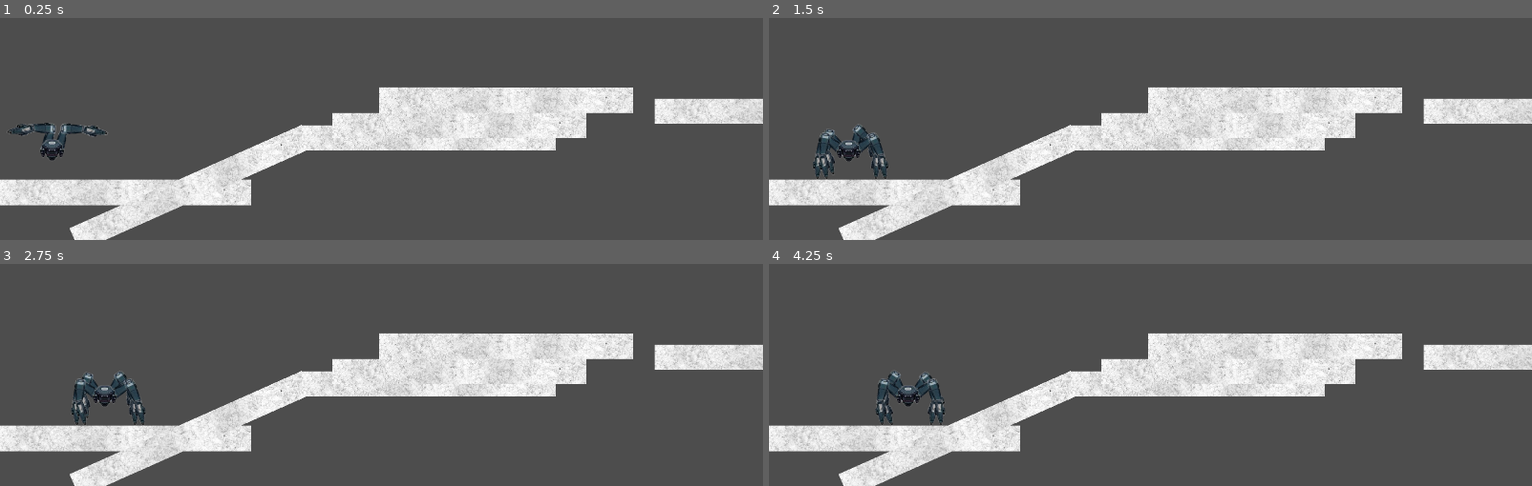
Above: before the commit, frames 1-4 (two rows, left to right).
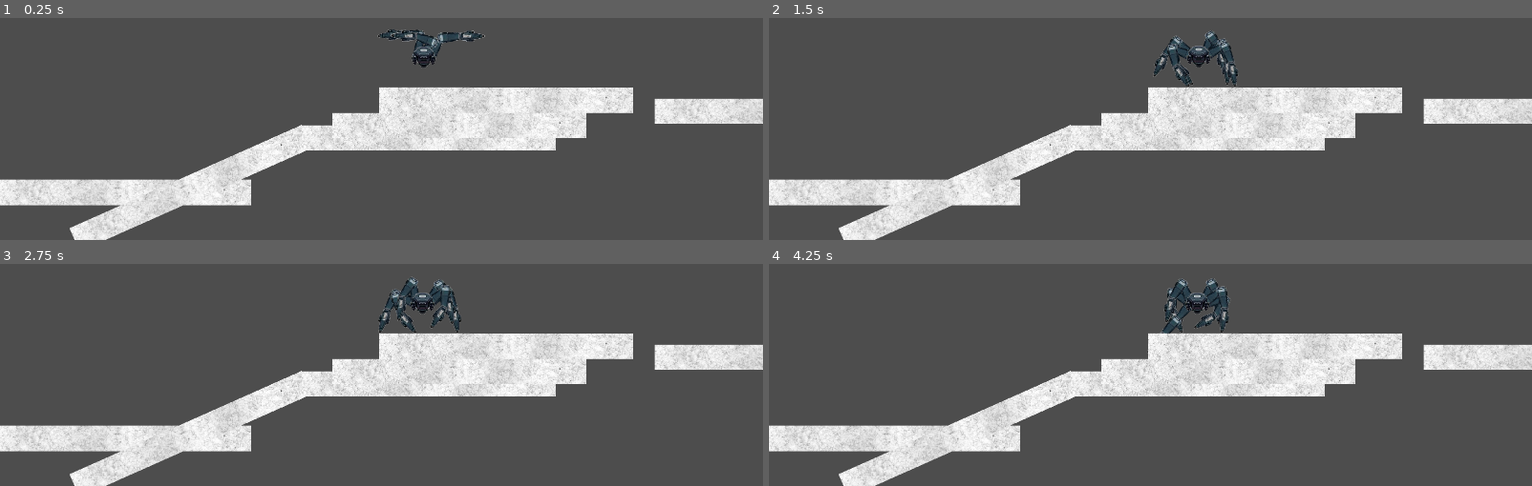
Above: after the commit, the same moments.

Repository: ShrikeGames/inverse_kinematics
Game: Godot game, scene res://assets/scenes/main.tscn
Same seed, same stepped clock (60 frames per second), same inputs: the game is played once before the commit and once after it.
Inputs (mouse positions are in pixels of both pictures, inside the frame that each line leads up to):
- Up to frame 1 (0.25 s): no input
- Up to frame 2 (1.5 s): move the mouse to (outside the picture) at 0.52 s; move the mouse to (997, 46) at 1.27 s
- Up to frame 3 (2.75 s): move the mouse to (outside the picture) at 2.02 s
- Up to frame 4 (4.25 s): move the mouse to (1112, 357) at 2.77 s; move the mouse to (1379, 337) at 3.52 s

The runs differ from the first frame. In frame 1, 1.3% of the frame differs, in the area x 1-64%, y 5-64%; in frame 2, 2.0%; in frame 3, 2.1%, in the area x 9-61%, y 5-73%; in frame 4, 2.1%.

Commit message:
Some behaviour improvements

Diff:
--- a/spider-ik-2d/assets/scenes/main.tscn
+++ b/spider-ik-2d/assets/scenes/main.tscn
@@ -6,7 +6,7 @@
 [node name="Node2D" type="Node2D"]
 
 [node name="Spider" parent="." instance=ExtResource("1_mr7gh")]
-position = Vector2(117, 851)
+position = Vector2(1079, 605)
 
 [node name="Ground" parent="." instance=ExtResource("2_kpi06")]
 position = Vector2(312, 960)
--- a/spider-ik-2d/assets/scripts/spider.gd
+++ b/spider-ik-2d/assets/scripts/spider.gd
@@ -17,11 +17,12 @@
 @export var x_speed: float = 60
 @export var y_speed: float = 120
 
-@export var step_rate: float = 0.2
-@export var high_check_distance: float = 86
+@export var step_rate: float = 0.15
+@export var high_check_distance: float = 90
 @export var low_check_distance: float = 24
-@export var front_check_distance: float = 128
+@export var front_check_distance: float = 100
 @export var back_check_distance: float = -8
+@export var forward_check_distance: float = 100
 
 var time_since_last_step: float = 0
 var current_front_leg: int = 0
@@ -35,7 +36,7 @@
 	low_mid_check.target_position.y = low_check_distance
 	front_check.position.x = front_check_distance
 	back_check.position.x = back_check_distance
-
+	forward_check.position.x = forward_check_distance
 	forward_check.position.y = high_check_distance
 
 	front_check.force_raycast_update()
@@ -43,7 +44,7 @@
 	forward_check.force_raycast_update()
 
 	# iterate over it multiple times so it can converge
-	for i in range(32):
+	for i in range(6):
 		step()
 
 func _physics_process(delta: float) -> void:
@@ -55,9 +56,11 @@
 	if move_vec.x >= 0:
 		front_check.position.x = front_check_distance
 		back_check.position.x = back_check_distance
+		forward_check.position.x = forward_check_distance
 	else:
 		front_check.position.x = - back_check_distance
 		back_check.position.x = - front_check_distance
+		forward_check.position.x = -forward_check_distance
 
 	if high_mid_check.is_colliding() or forward_check.is_colliding():
 		move_vec.y = - y_speed
@@ -94,6 +97,6 @@
 		sensor = back_check
 
 	use_front = not use_front
-	var target = sensor.get_collision_point()
+	var target_pos:Vector2 = sensor.get_collision_point()
 	# leg assumed to be a Leg object
-	leg.step(target)
+	leg.step(target_pos)
